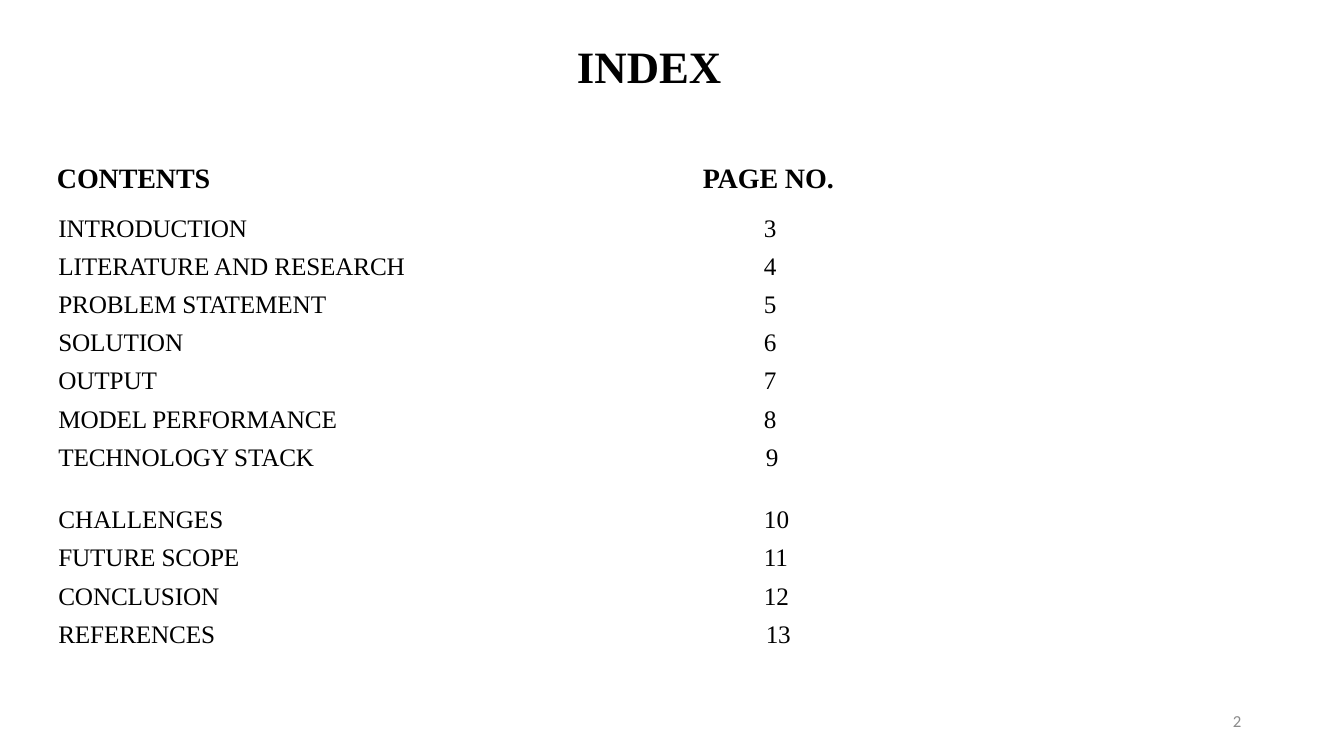
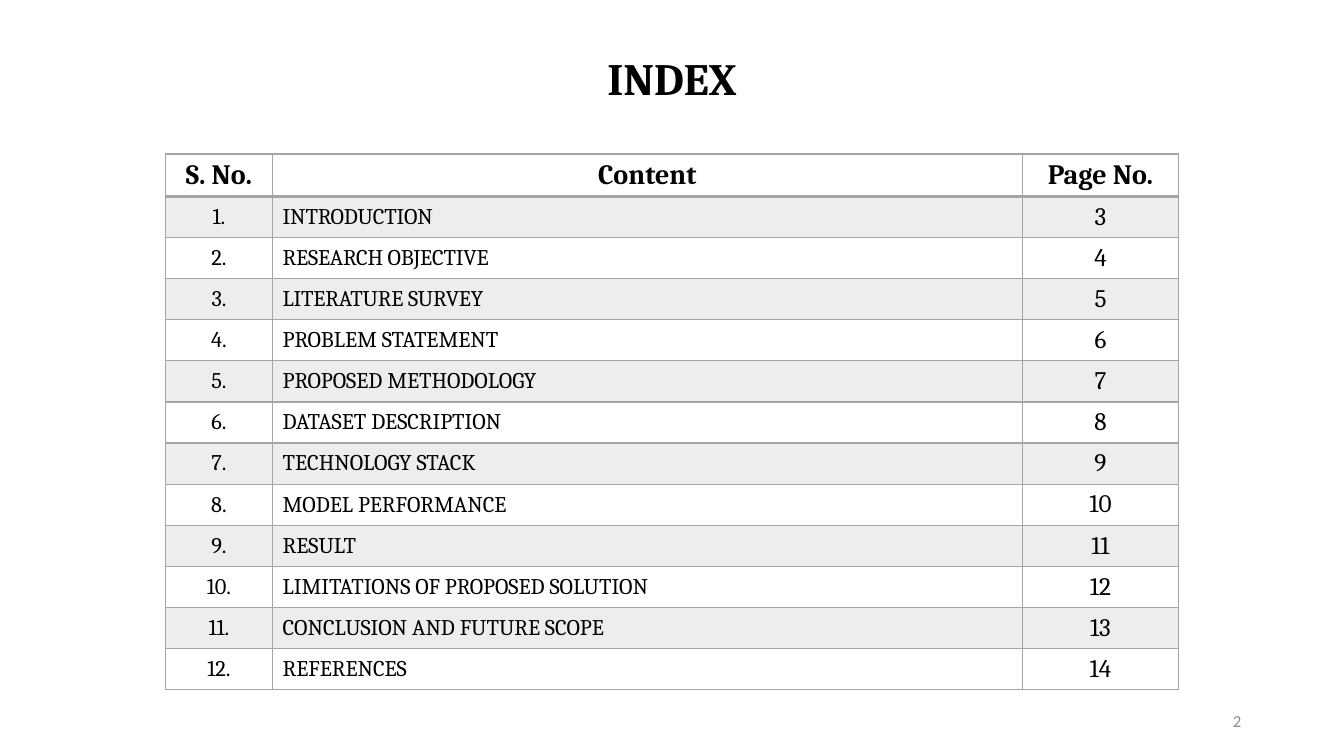
Before and after one commit to aryann-21/ALPR, a slide deck: slide 2 of MAJOR_PPT.pptx. Drawn at 1344x756 pixels with LibreOffice and Linux fonts; fonts in the diff are those of the drawing. Boxes give left, top, right and bottom in pixels: in the first picture for what was removed or moved away, otherwise in the second. Text is boxed around its words. In the diff, an @@ line names an element or a change of style, - is before the commit and + after.

Commit message:
got performance metrics

```diff
--- a/MAJOR_PPT.pptx
+++ b/MAJOR_PPT.pptx
@@ title "INDEX": place and size @@
-title "INDEX" at [577,53,721,83]
+title "INDEX" at [607,65,736,95]
@@ title "INDEX" at [607,65,736,95]: font Times New Roman to Cambria @@
@@ text removed at [57,169,834,644] @@
-CONTENTS PAGE NO.
-INTRODUCTION 3
-LITERATURE AND RESEARCH 4
-PROBLEM STATEMENT 5
-SOLUTION 6
-OUTPUT 7
-MODEL PERFORMANCE 8
-TECHNOLOGY STACK 9
-CHALLENGES 10
-FUTURE SCOPE 11
-CONCLUSION 12
-REFERENCES 13
@@ table added at [165,154,1180,692], 13 rows, 3 columns @@
+S. No. | Content | Page No.
+1. | INTRODUCTION | 3
+2. | RESEARCH OBJECTIVE | 4
+3. | LITERATURE SURVEY | 5
+4. | PROBLEM STATEMENT | 6
+5. | PROPOSED METHODOLOGY | 7
+6. | DATASET DESCRIPTION | 8
+7. | TECHNOLOGY STACK | 9
+8. | MODEL PERFORMANCE | 10
+9. | RESULT | 11
+10. | LIMITATIONS OF PROPOSED SOLUTION | 12
+11. | CONCLUSION AND FUTURE SCOPE | 13
+12. | REFERENCES | 14
```
Also in this commit, not shown: 3 other slides changed, 10 slides added, 9 slides removed, 1 other file.
